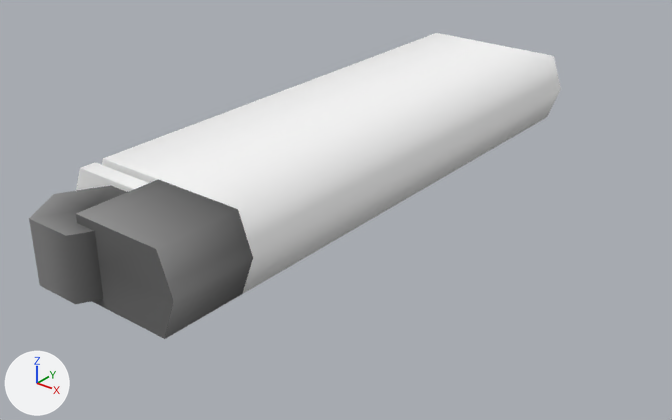
A saved change to the glTF model EverythingLibraryBrowser/models/human/human-household-items-lighter/human-household-items-lighter_v1.glb.
Both versions are drawn from a 50 mm lens placed at (0.0696, -0.0854, 0.0495), pointed at (0.0049, -0.0045, -0.0007). The axes (+X, +Y, +Z) are drawn at lower left. The lights are the same throughout. The first picture is the older version. Vertices at exactly the same position are counted once.

Before the edit, the objects in view are built like this:
```python
mat_mat_transp_007 = bpy.data.materials.new('Mat_Transp.007')
mat_mat_transp_007.use_nodes = True; mat_mat_transp_007.node_tree.nodes.clear()
_N = mat_mat_transp_007.node_tree.nodes; _L = mat_mat_transp_007.node_tree.links
n0 = _N.new('ShaderNodeBsdfPrincipled'); n0.name = 'Principled BSDF'
n0.inputs[2].default_value = 0.553  # 'Roughness'
n1 = _N.new('ShaderNodeOutputMaterial'); n1.name = 'Material Output'
n2 = _N.new('ShaderNodeVertexColor'); n2.name = 'Color Attribute'
_L.new(n0.outputs[0], n1.inputs[0])  # 'BSDF' to 'Surface'
_L.new(n2.outputs[0], n0.inputs[0])  # 'Color' to 'Base Color'
me_mesh_004 = bpy.data.meshes.new('Mesh.004')
me_mesh_004.from_pydata(...)  # 118 vertices, 186 faces; spans x -0.0124..0.0124, y -0.04..0.04, z 0.0..0.0097
# faces by material slot: [48, 92, 46]
me_mesh_004.materials.append(mat_mat_refl_051)
me_mesh_004.materials.append(mat_mat_transp_007)
me_mesh_004.materials.append(mat_mat_standard_143)
ob_lighter = bpy.data.objects.new('Lighter', me_mesh_004)
ob_lighter.location = (0.0, 0.0, 0.0)
```
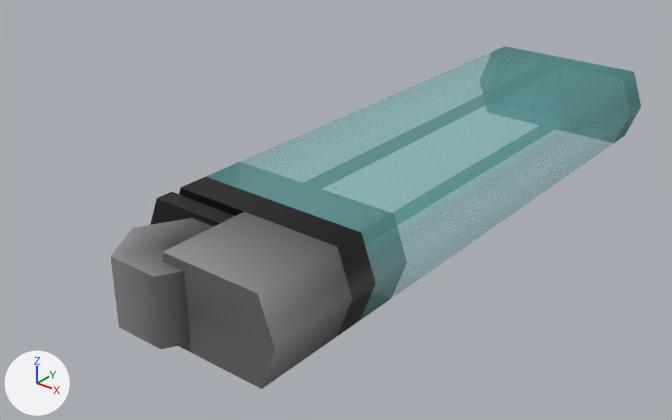
What differs and where, as boxes [x1, y1, x2, y2] in the pictures (672 x 420 px):
```json
{"object": "Lighter", "change": "surface changed, reshaped, moved", "before": [29, 33, 561, 339], "after": [150, 177, 376, 335], "on screen": "white to black, 57% narrower, 48% shorter"}
{"object": "Lighter.001", "change": "added", "after": [111, 212, 352, 389]}
{"object": "Lighter.002", "change": "added", "after": [206, 46, 641, 319]}
{"part": 1, "of": "me_mesh_004", "change": "cut back", "before": [29, 33, 561, 339], "after": [179, 177, 376, 335]}
{"part": 2, "of": "me_mesh_004", "change": "recoloured", "before": [76, 162, 148, 192], "after": [150, 192, 234, 226]}
```

Edits to the scene script, one JSON object a line:
```json
{"block": "mat_mat_transp_007", "where": "n2 = _N.new('ShaderNodeVertexColor'); n2.name = 'Color Attribute'"}
{"block": "mat_mat_transp_007", "where": "n0 = _N.new('ShaderNodeBsdfPrincipled'); n0.name = 'Principled BSDF'"}
{"op": "add", "block": "mat_mat_transp_007", "code": "_L.new(n2.outputs[1], n0.inputs[4])  # 'Alpha' to 'Alpha'"}
{"block": "me_mesh_004", "where": "# used by ob_lighter; location = (0.0, 0.0, 0.0)"}
{"op": "remove", "block": "me_mesh_004", "code": "me_mesh_004.from_pydata(...)  # 118 vertices, 186 faces; spans x -0.0124..0.0124, y -0.04..0.04, z 0.0..0.0097"}
{"op": "remove", "block": "me_mesh_004", "code": "me_mesh_004.materials.append(mat_mat_refl_051)"}
{"op": "remove", "block": "me_mesh_004", "code": "me_mesh_004.materials.append(mat_mat_transp_007)"}
{"op": "add", "block": "me_mesh_004", "code": "me_mesh_004.from_pydata(...)  # 37 vertices, 46 faces; spans x -0.0124..0.0124, y -0.0298..-0.0235, z 0.0..0.0097"}
{"block": "me_mesh_004", "change": "me_mesh_004 part 1"}
{"block": "me_mesh_004", "change": "77 vertices are removed from x -0.0118..0.0124, y -0.04..0.04, z 0.0..0.0097"}
{"block": "me_mesh_004", "change": "161 faces are deleted"}
{"block": "me_mesh_004", "change": "23 new faces join them"}
{"block": "me_mesh_004", "change": "me_mesh_004 part 2: 23 kept faces spanning x -0.0124..0.0013, y -0.0298..-0.0235, z 0.0..0.0092 get new vertex colours; the middle colour goes from white #ffffff to black #080808"}
{"block": "me_mesh_004", "change": "other edits to the shape of me_mesh_004 do not show in these pictures"}
{"op": "add", "block": "me_mesh_002", "code": ["me_mesh_002 = bpy.data.meshes.new('Mesh.002')", "me_mesh_002.from_pydata(...)  # 52 vertices, 92 faces; spans x -0.0118..0.0124, y -0.0235..0.04, z 0.0..0.0097", "me_mesh_002.materials.append(mat_mat_transp_007)"]}
{"op": "add", "block": "me_mesh_001", "code": ["me_mesh_001 = bpy.data.meshes.new('Mesh.001')", "me_mesh_001.from_pydata(...)  # 31 vertices, 48 faces; spans x -0.0084..0.0124, y -0.04..-0.0271, z 0.0..0.0097", "me_mesh_001.materials.append(mat_mat_refl_051)"]}
{"op": "set", "path": "ob_lighter.location", "old": "(0.0, 0.0, 0.0)", "new": "(0.0124, 0.0, 0.0)"}
{"op": "add", "block": "ob_lighter_002", "code": ["ob_lighter_002 = bpy.data.objects.new('Lighter.002', me_mesh_002)", "ob_lighter_002.location = (0.0124, 0.0, 0.0)"]}
{"op": "add", "block": "ob_lighter_001", "code": ["ob_lighter_001 = bpy.data.objects.new('Lighter.001', me_mesh_001)", "ob_lighter_001.location = (0.0124, 0.0, 0.0)"]}
```
